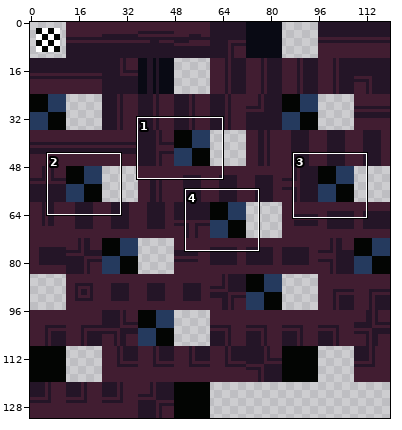
Two versions of one sprite sheet, tilesets/ts_library_foreground_2/output_tileset.png. Above: a wide view before the commit, with the close-up outlined.
Close-up. Before the edit:
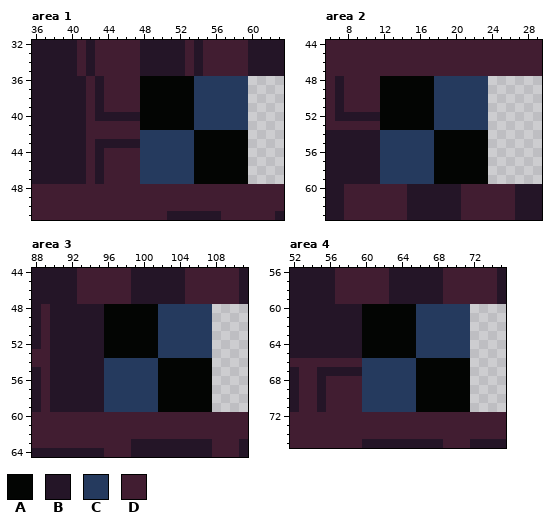
The file is 120x132 pixels. Colours within 5 levels of each other are drawn and written as one. Shown: area 1: x 36..63, y 32..51; area 2: x 6..29, y 44..63; area 3: x 88..111, y 44..64; area 4: x 52..75, y 56..75. The commit also changed other parts of the picture, which this record leaves out.
Palette (. is transparent): A #030503  B #241527  C #253a5e  D #411d31
Pixels before, area 1, first column x 36:
32 BBBBBDBDDDDDBBBBBDBDDDDDBBBB
33 BBBBBDBDDDDDBBBBBDBDDDDDBBBB
34 BBBBBDBDDDDDBBBBBDBDDDDDBBBB
35 BBBBBDBDDDDDBBBBBDBDDDDDBBBB
36 BBBBBBDBDDDDAAAAAACCCCCC....
37 BBBBBBDBDDDDAAAAAACCCCCC....
38 BBBBBBDBDDDDAAAAAACCCCCC....
39 BBBBBBDBDDDDAAAAAACCCCCC....
40 BBBBBBDBBBBBAAAAAACCCCCC....
41 BBBBBBDDDDDDAAAAAACCCCCC....
42 BBBBBBDDDDDDCCCCCCAAAAAA....
43 BBBBBBDBBBBBCCCCCCAAAAAA....
44 BBBBBBDBDDDDCCCCCCAAAAAA....
45 BBBBBBDBDDDDCCCCCCAAAAAA....
46 BBBBBBDBDDDDCCCCCCAAAAAA....
47 BBBBBBDBDDDDCCCCCCAAAAAA....
48 DDDDDDDDDDDDDDDDDDDDDDDDDDDD
49 DDDDDDDDDDDDDDDDDDDDDDDDDDDD
50 DDDDDDDDDDDDDDDDDDDDDDDDDDDD
51 DDDDDDDDDDDDDDDBBBBBBDDDDDDB
Pixels before, area 2, first column x 6:
44 DDDDDDDDDDDDDDDDDDDDDDDD
45 DDDDDDDDDDDDDDDDDDDDDDDD
46 DDDDDDDDDDDDDDDDDDDDDDDD
47 DDDDDDDDDDDDDDDDDDDDDDDD
48 DBDDDDAAAAAACCCCCC......
49 DBDDDDAAAAAACCCCCC......
50 DBDDDDAAAAAACCCCCC......
51 DBDDDDAAAAAACCCCCC......
52 DBBBBBAAAAAACCCCCC......
53 DDDDDDAAAAAACCCCCC......
54 BBBBBBCCCCCCAAAAAA......
55 BBBBBBCCCCCCAAAAAA......
56 BBBBBBCCCCCCAAAAAA......
57 BBBBBBCCCCCCAAAAAA......
58 BBBBBBCCCCCCAAAAAA......
59 BBBBBBCCCCCCAAAAAA......
60 BBDDDDDDDBBBBBBDDDDDDBBB
61 BBDDDDDDDBBBBBBDDDDDDBBB
62 BBDDDDDDDBBBBBBDDDDDDBBB
63 BBDDDDDDDBBBBBBDDDDDDBBB
Pixels before, area 3, first column x 88:
44 BBBBBDDDDDDBBBBBBDDDDDDB
45 BBBBBDDDDDDBBBBBBDDDDDDB
46 BBBBBDDDDDDBBBBBBDDDDDDB
47 BBBBBDDDDDDBBBBBBDDDDDDB
48 BDBBBBBBAAAAAACCCCCC....
49 BDBBBBBBAAAAAACCCCCC....
50 BDBBBBBBAAAAAACCCCCC....
51 BDBBBBBBAAAAAACCCCCC....
52 BDBBBBBBAAAAAACCCCCC....
53 DDBBBBBBAAAAAACCCCCC....
54 DDBBBBBBCCCCCCAAAAAA....
55 BDBBBBBBCCCCCCAAAAAA....
56 BDBBBBBBCCCCCCAAAAAA....
57 BDBBBBBBCCCCCCAAAAAA....
58 BDBBBBBBCCCCCCAAAAAA....
59 BDBBBBBBCCCCCCAAAAAA....
60 DDDDDDDDDDDDDDDDDDDDDDDD
61 DDDDDDDDDDDDDDDDDDDDDDDD
62 DDDDDDDDDDDDDDDDDDDDDDDD
63 DDDDDDDDDDDBBBBBBBBBDDDB
64 BBBBBBBBDDDBBBBBBBBBDDDB
Pixels before, area 4, first column x 52:
56 BBBBBDDDDDDBBBBBBDDDDDDB
57 BBBBBDDDDDDBBBBBBDDDDDDB
58 BBBBBDDDDDDBBBBBBDDDDDDB
59 BBBBBDDDDDDBBBBBBDDDDDDB
60 BBBBBBBBAAAAAACCCCCC....
61 BBBBBBBBAAAAAACCCCCC....
62 BBBBBBBBAAAAAACCCCCC....
63 BBBBBBBBAAAAAACCCCCC....
64 BBBBBBBBAAAAAACCCCCC....
65 BBBBBBBBAAAAAACCCCCC....
66 DDDDDDDDCCCCCCAAAAAA....
67 BDDBBBBBCCCCCCAAAAAA....
68 BDDBDDDDCCCCCCAAAAAA....
69 BDDBDDDDCCCCCCAAAAAA....
70 BDDBDDDDCCCCCCAAAAAA....
71 BDDBDDDDCCCCCCAAAAAA....
72 DDDDDDDDDDDDDDDDDDDDDDDD
73 DDDDDDDDDDDDDDDDDDDDDDDD
74 DDDDDDDDDDDDDDDDDDDDDDDD
75 DDDDDDDDBBBBBBBBBDDDBBBB
After the commit:
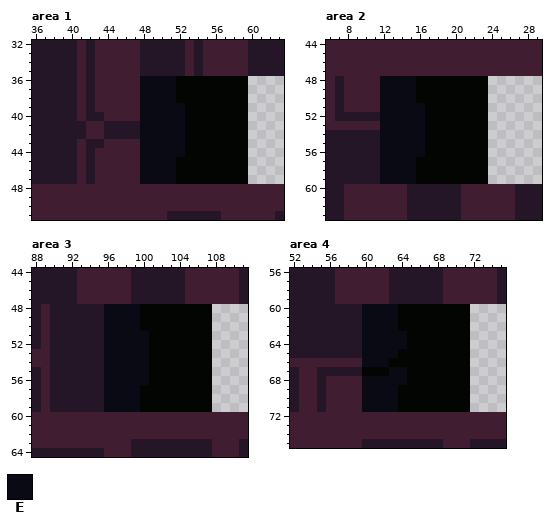
Colours new in this view: E #090a14
Difference:
Area 1:
The author changed colour C to colour A in rows 36 to 41 at x 54 to 59; in rows 42 to 44 at x 53; in rows 45 to 47 at x 52 to 53.
The author changed colour D to colour B in rows 36 to 40 at x 42; in rows 41 to 42 at x 44 to 47; in rows 43 to 47 at x 42.
The author changed colour B to colour D in rows 36 to 39 at x 41 and 43; in row 40 at x 41 and 44 to 47; in row 43 at x 41 and 44 to 47; in rows 44 to 47 at x 41 and 43.
The author changed colour A to colour E in rows 36 to 38 at x 48 to 51; in rows 39 to 41 at x 48 to 52.
The author changed colour C to colour E in rows 42 to 44 at x 48 to 52; in rows 45 to 47 at x 48 to 51.
Area 2:
The author changed colour C to colour A in rows 48 to 53 at x 18 to 23; in rows 54 to 56 at x 17; in rows 57 to 59 at x 16 to 17.
The author changed colour A to colour E in rows 48 to 50 at x 12 to 15; in rows 51 to 53 at x 12 to 16.
The author changed colour C to colour E in rows 54 to 56 at x 12 to 16; in rows 57 to 59 at x 12 to 15.
Area 3:
The author changed colour C to colour A in rows 48 to 53 at x 102 to 107; in rows 54 to 56 at x 101; in rows 57 to 59 at x 100 to 101.
The author changed colour A to colour E in rows 48 to 50 at x 96 to 99; in rows 51 to 53 at x 96 to 100.
The author changed colour C to colour E in rows 54 to 56 at x 96 to 100; in rows 57 to 59 at x 96 to 99.
Area 4:
The author changed colour C to colour A in rows 60 to 65 at x 66 to 71; in row 66 at x 63 to 65; in row 67 at x 60 to 62 and 65; in row 68 at x 65; in rows 69 to 71 at x 64 to 65.
The author changed colour A to colour E in rows 60 to 62 at x 60 to 63; in rows 63 to 64 at x 60 to 64; in row 65 at x 60 to 63.
The author changed colour C to colour E in row 66 at x 60 to 62; in row 67 at x 63 to 64; in row 68 at x 60 to 64; in rows 69 to 71 at x 60 to 63.
Boxes around the changes in both close-ups, in picture pixels (x1, y1, x2, y2):
changed: (77, 76, 248, 184)
changed: (380, 76, 488, 184)
changed: (104, 304, 212, 412)
changed: (362, 304, 470, 412)
